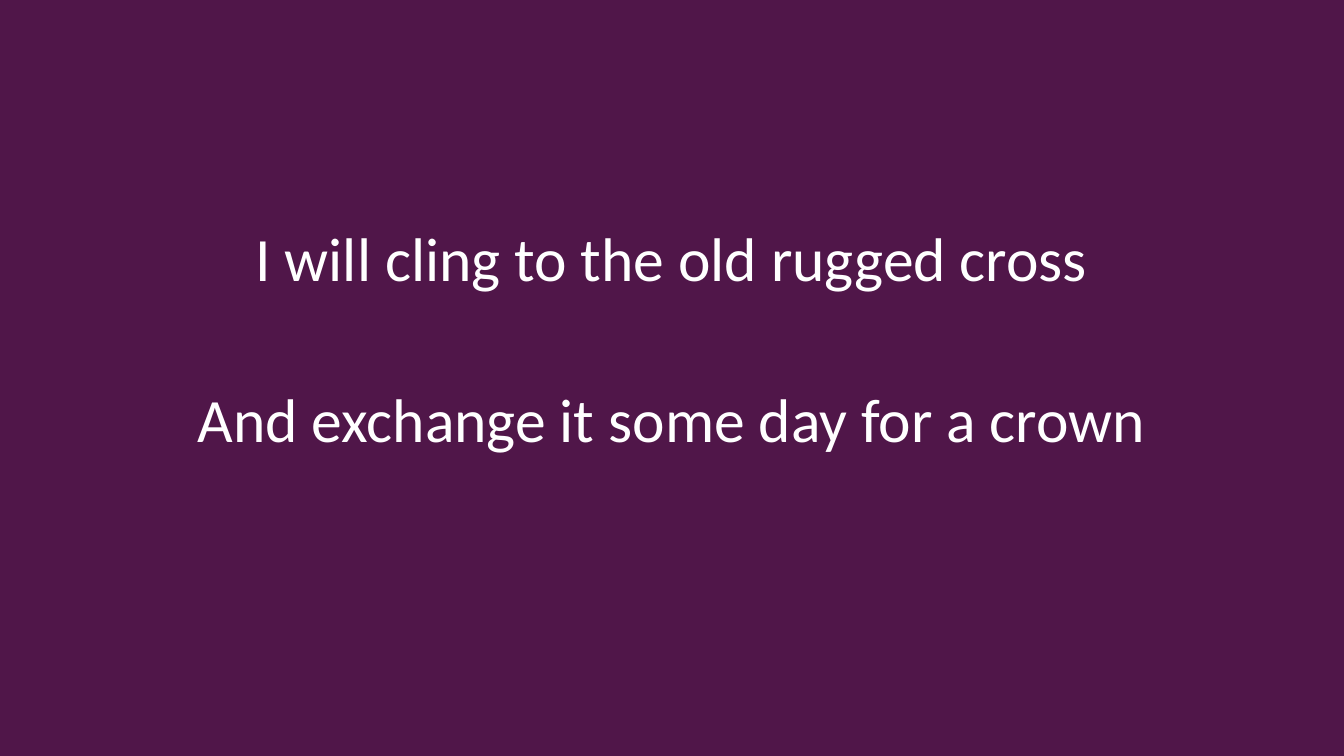
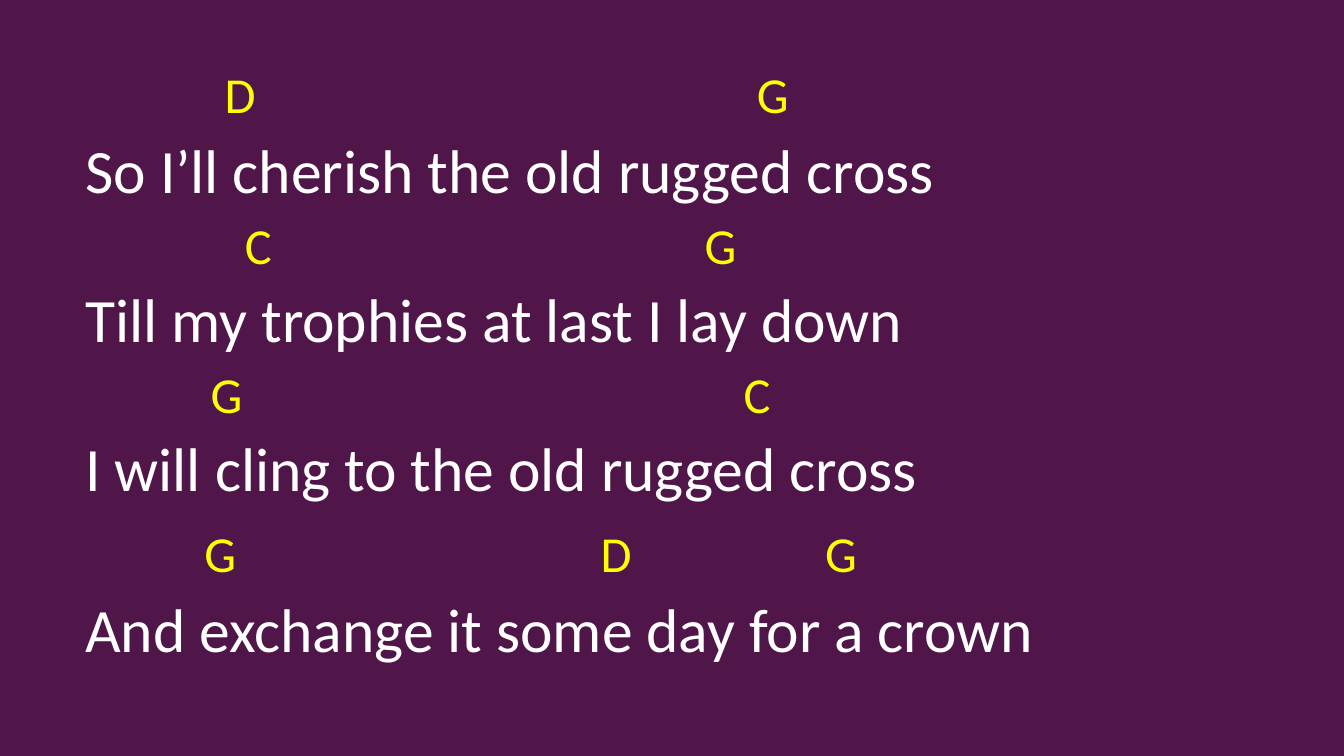
Before and after one commit to kendall412/worship, a slide deck: slide 7 of Old Rugged Cross_chords.pptx (slide 5 before the commit). Drawn at 1344x756 pixels with LibreOffice and Linux fonts; fonts in the diff are those of the drawing. Boxes give left, top, right and bottom in pixels: in the first picture for what was removed or moved away, otherwise in the second. Text is boxed around its words. In the diff, an @@ line names an element or a change of style, - is before the commit and + after.

```diff
--- a/Old Rugged Cross_chords.pptx
+++ b/Old Rugged Cross_chords.pptx
@@ subtitle at bbox=[85, 80, 934, 414]: paragraphs added @@
+D G
+So I’ll cherish the old rugged cross
+C G
+Till my trophies at last I lay down
+G C
@@ subtitle at bbox=[85, 448, 1033, 663]: alignment centre to left @@
@@ subtitle at bbox=[204, 539, 857, 573]: paragraph added @@
+G D G
```
Also in this commit, not shown: 8 other slides changed, 3 slides removed, 6 other files.
